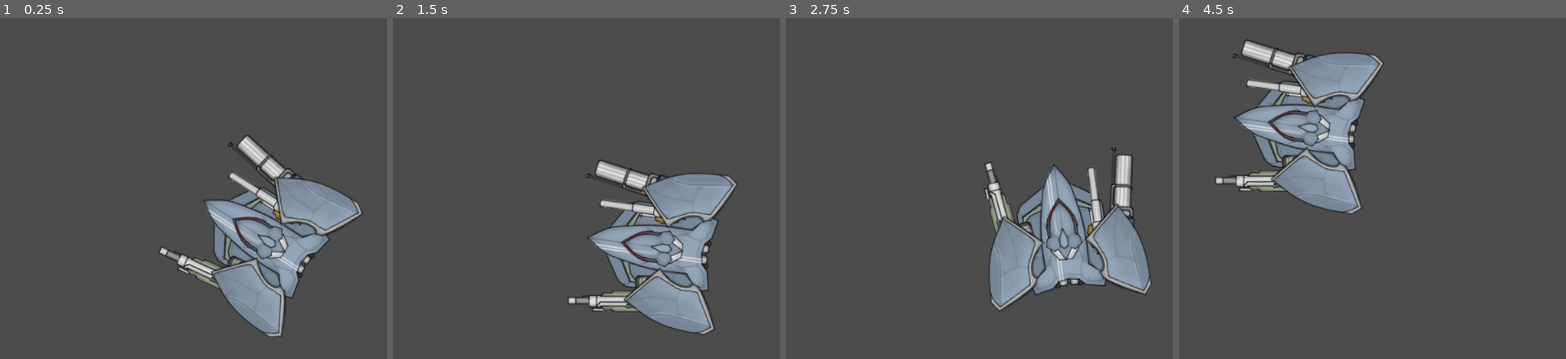
Above: before the commit, frames 1-4 (left to right).
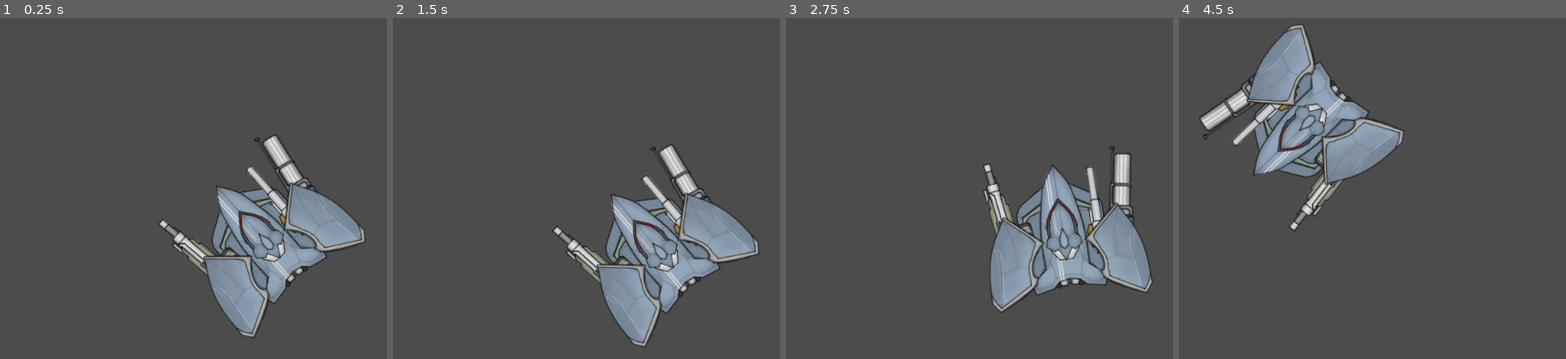
Above: after the commit, the same moments.

Repository: Littlerun-Bastion/Soulless-Steel
Game: Godot game, scene res://game/arena/Arena.tscn
Same seed, same stepped clock (60 frames per second), same inputs: the game is played once before the commit and once after it.
Inputs (mouse positions are in pixels of both pictures, inside the frame that each line leads up to):
- Up to frame 1 (0.25 s): no input
- Up to frame 2 (1.5 s): move the mouse to (741, 147) at 0.52 s; hold D (right) 0.53-1.28 s; hold F (honk) 0.53-1.28 s; move the mouse to (431, 191) at 1.27 s; hold S (down) from 1.28 s (still down); tap F (honk) at 1.35 s
- Up to frame 3 (2.75 s): move the mouse to (1045, 75) at 2.02 s; release S (down) at 2.03 s; hold D (right) from 2.03 s (still down); hold F (honk) from 2.03 s (still down)
- Up to frame 4 (4.5 s): move the mouse to (1329, 253) at 2.77 s; release D (right) at 2.78 s; release F (honk) at 2.78 s; hold W (up) 2.78-3.53 s; tap F (honk) at 2.85, 4.35 s; move the mouse to (outside the picture) at 3.52 s; hold F (honk) 3.53-4.28 s; hold A (left) from 3.53 s (still down); move the mouse to (outside the picture) at 4.27 s

The runs differ from the first frame. In frame 1, 10% of the frame differs, in the area x 40-95%, y 34-94%; in frame 2, 13%; in frame 3, 2.9%; in frame 4, 13%, in the area x 5-59%, y 1-63%.

Commit message:
Smoother rotation on mechas

Diff:
--- a/project/game/mecha/Mecha.gd
+++ b/project/game/mecha/Mecha.gd
@@ -5,5 +5,5 @@
 var max_speed = 200
 var friction = 0.1
 var move_acc = 50
-var rotation_acc = 800
+var rotation_acc = 5
 var velocity = Vector2()
--- a/project/game/mecha/Player.gd
+++ b/project/game/mecha/Player.gd
@@ -1,4 +1,6 @@
 extends Mecha
+
+const ROTATION_DEADZONE = 10
 
 onready var Cam = $Camera2D
 
@@ -31,8 +33,10 @@
 
 
 func apply_rotation(dt):
-	var rot_eps = 5
 	var mouse_pos = get_global_mouse_position()
+	if mouse_pos.distance_to(global_position) <= ROTATION_DEADZONE:
+		return
+
 	var target_rot = fmod(rad2deg(global_position.angle_to_point(mouse_pos)) + 270, 360)
 	var diff = target_rot - rotation_degrees
 	if diff > 180:
@@ -41,12 +45,10 @@
 		diff += 360
 
 	#Rotate properly clock or counter-clockwise fastest to target rotation
-	if abs(diff) <= rot_eps:
-		rotation_degrees = target_rot
-	elif diff > 0:
-		rotation_degrees += rotation_acc*dt
+	if diff > 0:
+		rotation_degrees += abs(diff)*rotation_acc*dt
 	else:
-		rotation_degrees -= rotation_acc*dt
+		rotation_degrees -= abs(diff)*rotation_acc*dt
 
 
 func setup():
